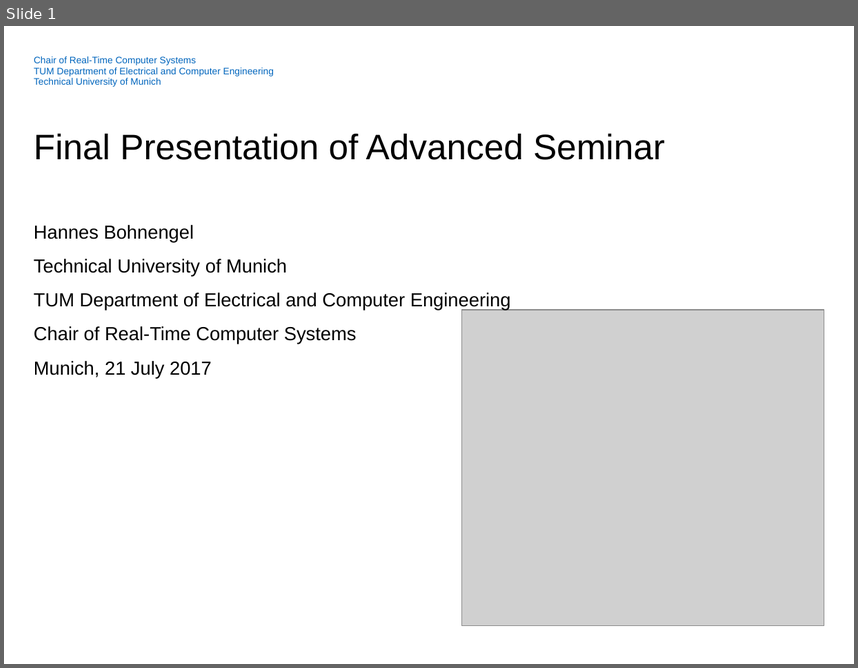
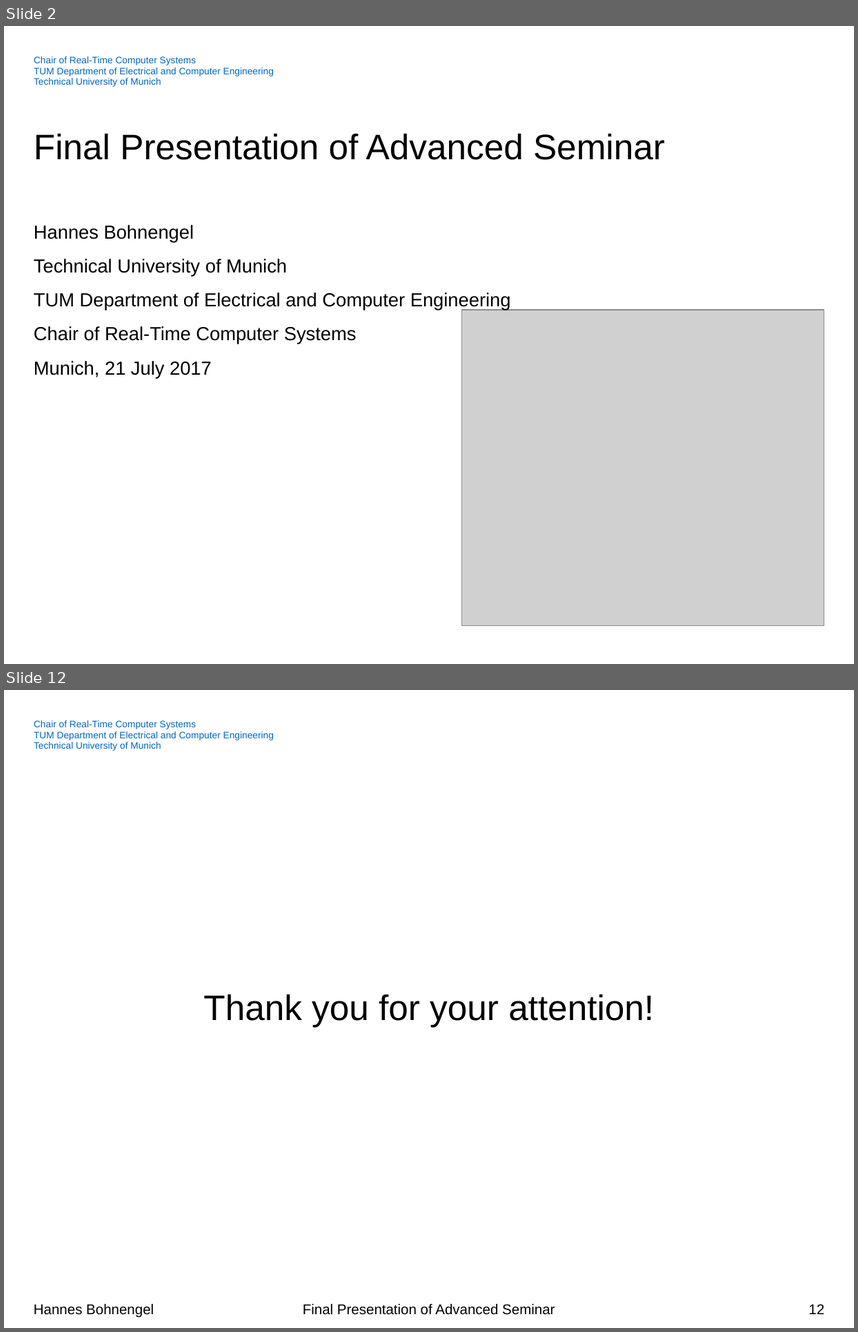
Before and after one commit to hannesb0/deeplearning, a slide deck: pres/Final_Presentation_V01.pptx. Shown one above the other, each under a label of ours: slide 1 before the commit, slides 2 and 12 after it; the slides between them are not shown. The pictures are 858x668 and 858x1332 pixels, drawn with LibreOffice and Linux fonts; fonts in the diff are those of the drawing; grey boxes stand for pictures; background and template pictures are left out. Boxes give left, top, right and bottom in pixels: in the first picture for what was removed or moved away, otherwise in the second. Text is boxed around its words. In the diff, an @@ line names an element or a change of style, - is before the commit and + after.

```diff
--- a/pres/Final_Presentation_V01.pptx
+++ b/pres/Final_Presentation_V01.pptx
@@ slide 12 added at [4,690,854,1328], background #FFFFFF; not listed: 1 template element that a slide beside it also shows @@
@@ title added at [203,994,654,1027], 30 pt, text #000000 @@
+Thank you for your attention!
@@ text added at [34,1303,154,1317], 12 pt, text #000000 @@
+Hannes Bohnengel
@@ text added at [303,1303,555,1314], 12 pt, text #000000 @@
+Final Presentation of Advanced Seminar
@@ page number added at [809,1303,824,1314], 12 pt, text #000000 @@
+12
@@ what was slide 1 is now slide 2 @@
```
Also in this commit, not shown: 5 slides changed, 5 other slides added.
